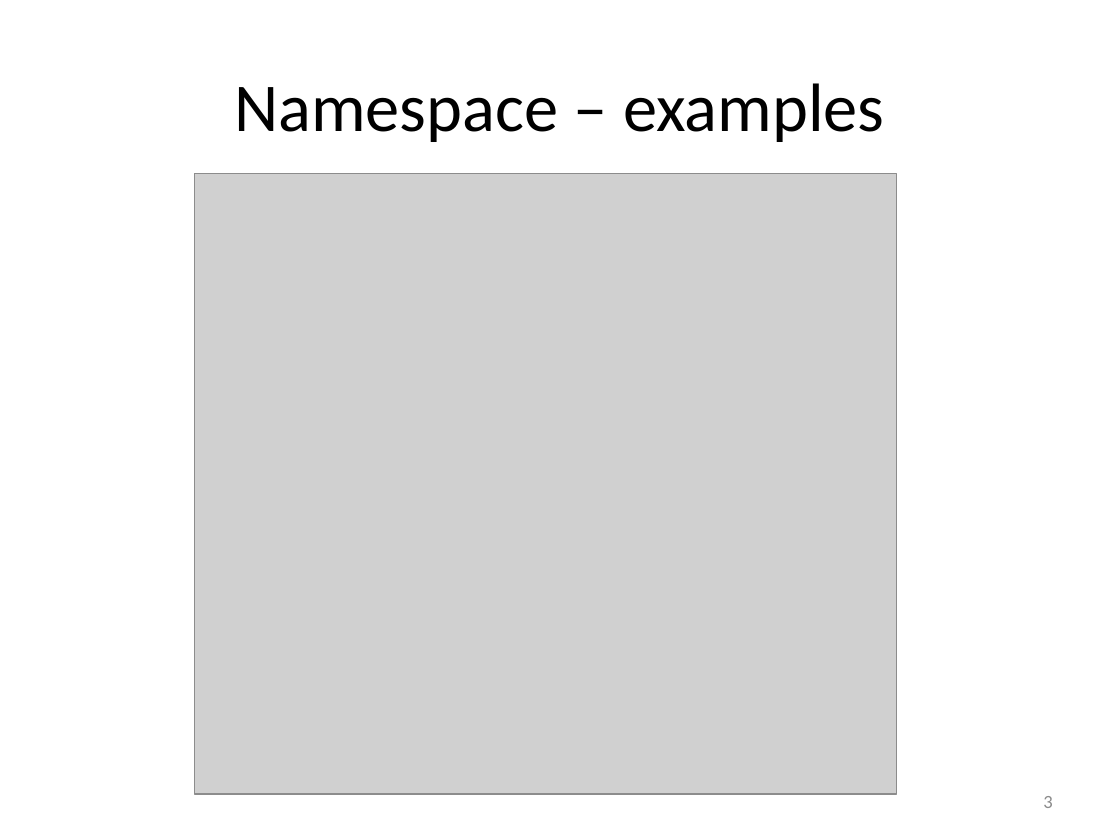
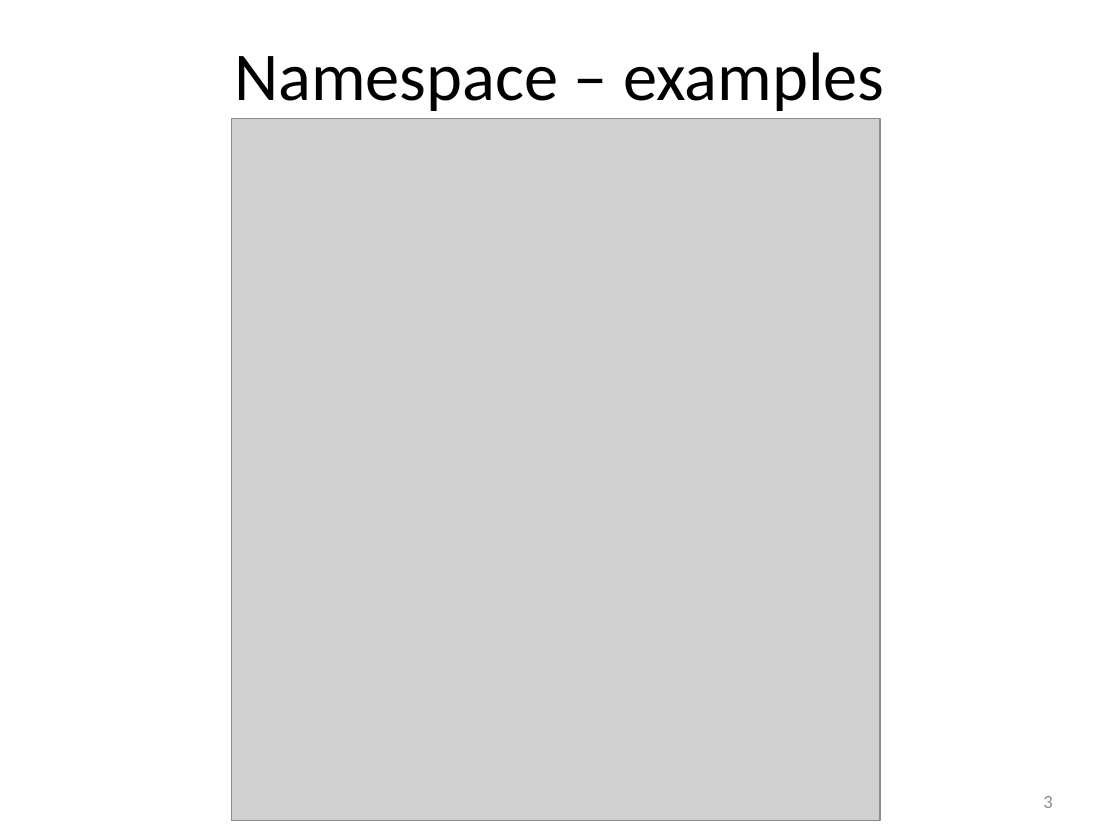
Before and after one commit to HHHlaing/bms-node, a slide deck: slide 3 of bms-poster-presentations/presentations/bms-application-design.pptx. Drawn at 1120x840 pixels with LibreOffice and Linux fonts; fonts in the diff are those of the drawing; grey boxes stand for pictures. Boxes give left, top, right and bottom in pixels: in the first picture for what was removed or moved away, otherwise in the second. Text is boxed around its words. In the diff, an @@ line names an element or a change of style, - is before the commit and + after.

```diff
--- a/bms-poster-presentations/presentations/bms-application-design.pptx
+++ b/bms-poster-presentations/presentations/bms-application-design.pptx
@@ title "Namespace – examples": place and size @@
-title "Namespace – examples" at [234,83,884,142]
+title "Namespace – examples" at [234,52,884,111]
@@ picture: place and size @@
-picture at [195,174,897,794]
+picture at [231,119,879,821]
```
Also in this commit, not shown: 8 other slides changed, 3 slides added, 6 other files.
